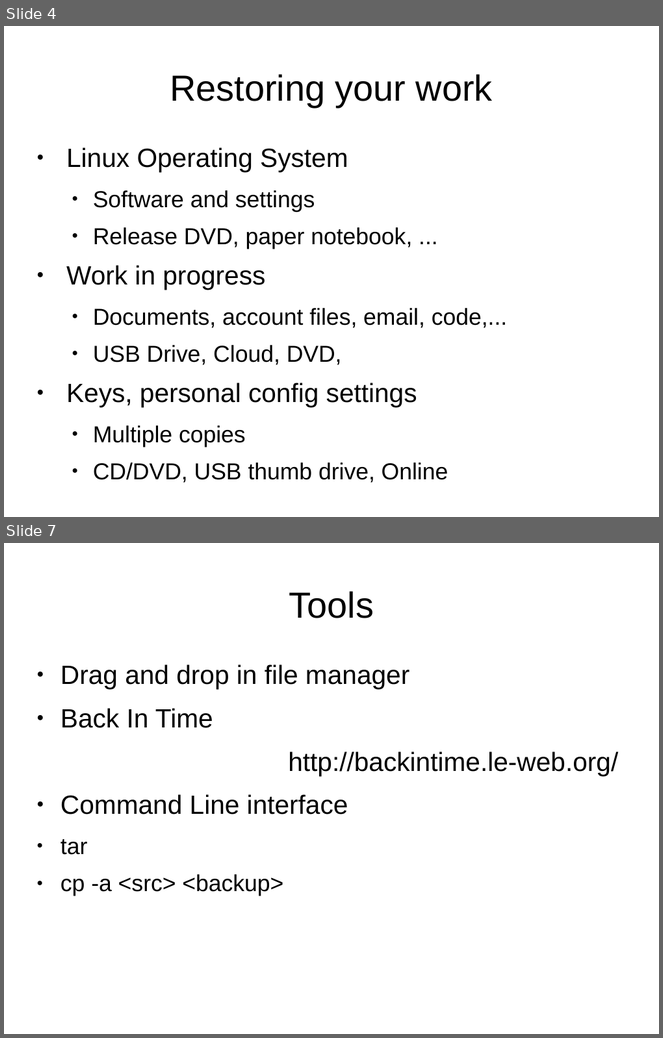
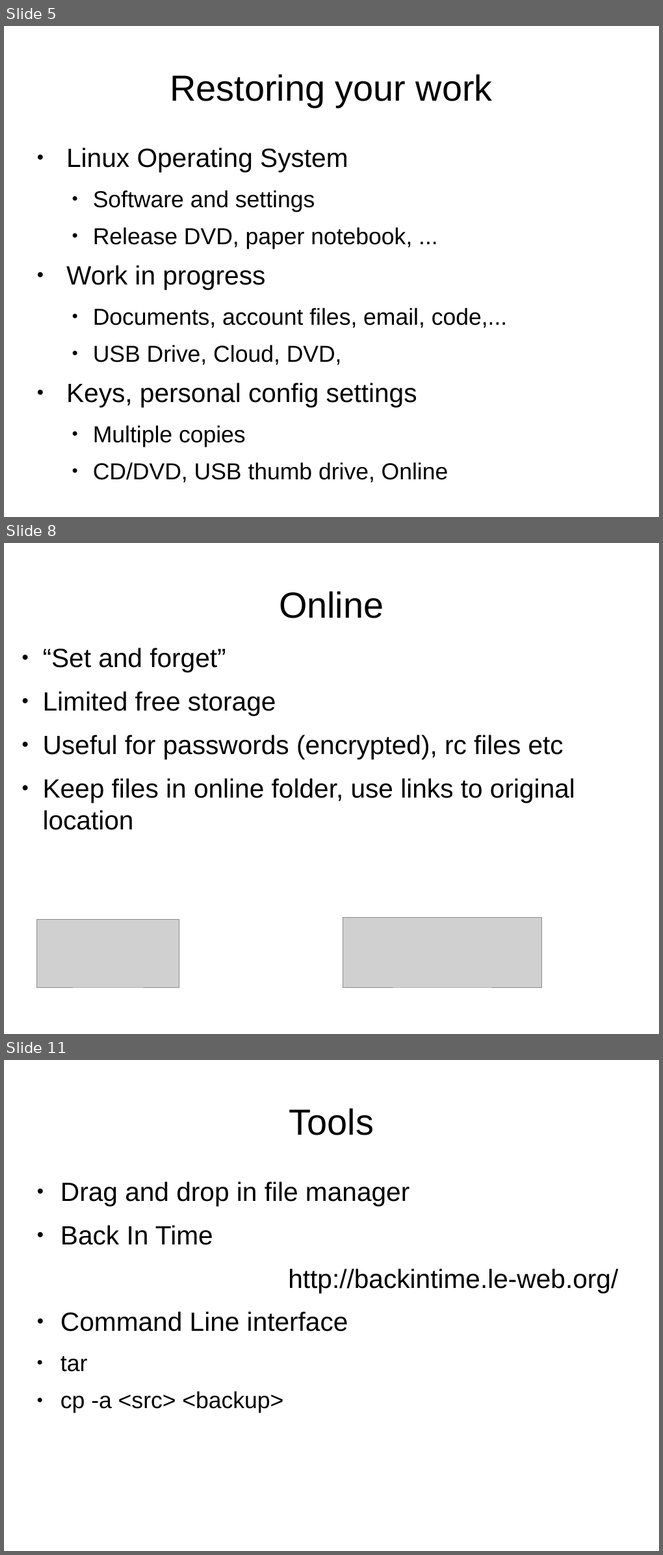
Before and after one commit to wdmchaft/Presentations-1, a slide deck: LinuxBackup/LinuxBackup.odp. Shown one above the other, each under a label of ours: slides 4 and 7 before the commit, slides 5, 8 and 11 after it; the slides between them are not shown. The pictures are 663x1038 and 663x1555 pixels, drawn with LibreOffice and Linux fonts; fonts in the diff are those of the drawing; grey boxes stand for pictures. Boxes give left, top, right and bottom in pixels: in the first picture for what was removed or moved away, otherwise in the second. Text is boxed around its words. In the diff, an @@ line names an element or a change of style, - is before the commit and + after.

```diff
--- a/LinuxBackup/LinuxBackup.odp
+++ b/LinuxBackup/LinuxBackup.odp
@@ slide 8 added at [4,543,659,1034], background #FFFFFF @@
@@ title added at [279,591,384,618], 44 pt, text #000000 @@
+Online
@@ text added at [43,648,575,830], 32 pt, text #000000 @@
+● “Set and forget”
+● Limited free storage
+● Useful for passwords (encrypted), rc files etc
+● Keep files in online folder, use links to original location
@@ picture added at [36,920,180,988] @@
@@ picture added at [343,918,543,988] @@
@@ what was slide 4 is now slide 5 @@
@@ what was slide 7 is now slide 11 @@
```
Also in this commit, not shown: 3 slides changed, 3 other slides added.
